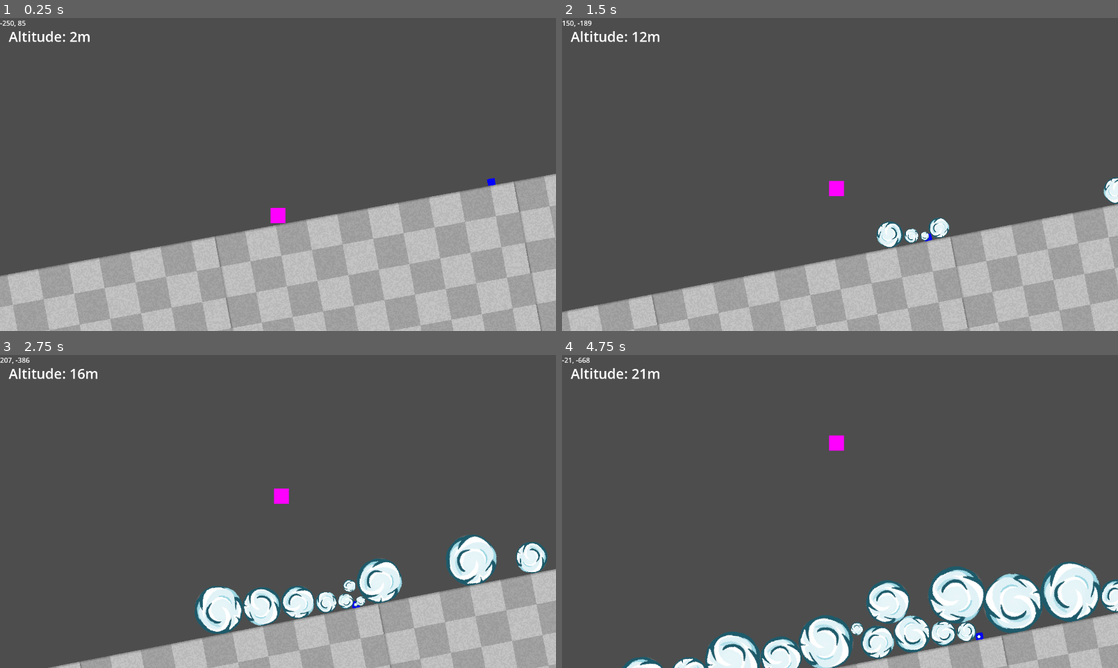
Above: before the commit, frames 1-4 (two rows, left to right).
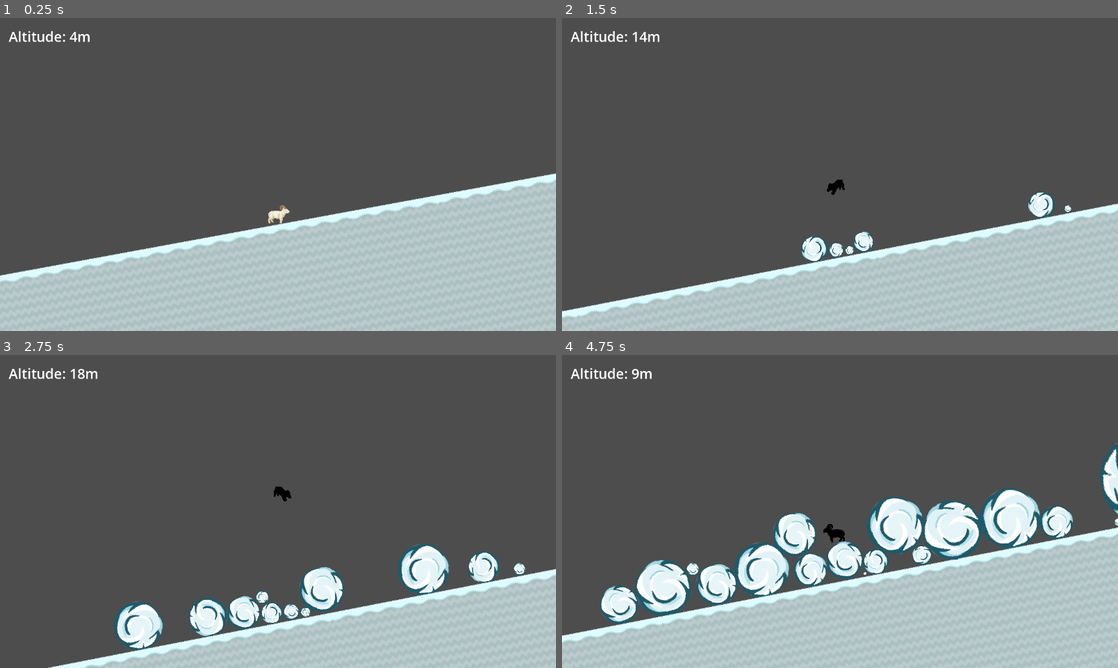
Above: after the commit, the same moments.

Repository: ashleyrevlett/avalanche
Game: Godot game, scene res://scene.tscn
The game is run twice, just before and just after one commit, with the same random seed, the same clock (stepped at 60 frames per second) and the same inputs.
Inputs:
- Up to frame 1 (0.25 s): no input
- Up to frame 2 (1.5 s): hold D (right) 0.53-1.28 s; tap Space (jump) at 0.6, 0.77, 1.07, 1.35 s; hold A (left) from 1.28 s (still down)
- Up to frame 3 (2.75 s): tap Space (jump) at 1.52, 1.82, 2.1 s; release A (left) at 2.03 s; hold D (right) from 2.03 s (still down)
- Up to frame 4 (4.75 s): tap Space (jump) at 2.85, 3.02, 3.32, 3.6, 3.77, 4.07, 4.35, 4.52 s; release D (right) at 3.53 s; hold A (left) from 3.53 s (still down)

The runs differ from the first frame. In frame 1, 19% of the frame differs, in the area x 0-100%, y 0-100%; in frame 2, 15%; in frame 3, 16%; in frame 4, 38%.

Commit message:
Add goat art

Diff:
--- a/ground.tscn
+++ b/ground.tscn
@@ -1,7 +1,7 @@
 [gd_scene load_steps=5 format=3 uid="uid://b8wcb1enfr6ee"]
 
 [ext_resource type="Script" path="res://scripts/ground.gd" id="1_05p53"]
-[ext_resource type="Texture2D" uid="uid://c6abonhexpnpu" path="res://assets/templategrid_albedo.png" id="1_aq5hp"]
+[ext_resource type="Texture2D" uid="uid://bd52ccnuabh2u" path="res://assets/ground.png" id="2_en2fb"]
 
 [sub_resource type="PhysicsMaterial" id="PhysicsMaterial_n7eoa"]
 friction = 0.1
@@ -33,6 +33,6 @@
 offset_bottom = 300.0
 grow_horizontal = 2
 grow_vertical = 2
-texture = ExtResource("1_aq5hp")
+texture = ExtResource("2_en2fb")
 expand_mode = 1
 stretch_mode = 1
--- a/scene.tscn
+++ b/scene.tscn
@@ -6,58 +6,250 @@
 [ext_resource type="Texture2D" uid="uid://b0k4oy3v10kqa" path="res://assets/l1_bg_1.png" id="1_qo76c"]
 [ext_resource type="Script" path="res://scripts/camera.gd" id="3_s3w6k"]
 [ext_resource type="PackedScene" uid="uid://ckdduyp6itwn5" path="res://spawner.tscn" id="5_akxtr"]
+[ext_resource type="Texture2D" uid="uid://n8lq0ecw36s8" path="res://assets/goat-spritesheet.png" id="6_cocbs"]
 [ext_resource type="PackedScene" uid="uid://b8wcb1enfr6ee" path="res://ground.tscn" id="8_spv53"]
 [ext_resource type="Script" path="res://scripts/terrain.gd" id="8_tujsh"]
 
 [sub_resource type="RectangleShape2D" id="RectangleShape2D_g0o5x"]
-size = Vector2(50, 50)
-
-[sub_resource type="PlaceholderTexture2D" id="PlaceholderTexture2D_770fh"]
-size = Vector2(50, 50)
+size = Vector2(63.4284, 44)
+
+[sub_resource type="AnimationNodeAnimation" id="AnimationNodeAnimation_412fb"]
+animation = &"fall_end"
+
+[sub_resource type="AnimationNodeAnimation" id="AnimationNodeAnimation_vohjm"]
+animation = &"fall_loop"
+
+[sub_resource type="AnimationNodeAnimation" id="AnimationNodeAnimation_3mifb"]
+animation = &"idle"
+
+[sub_resource type="AnimationNodeAnimation" id="AnimationNodeAnimation_hc3ai"]
+animation = &"jump_loop"
+
+[sub_resource type="AnimationNodeAnimation" id="AnimationNodeAnimation_gxis3"]
+animation = &"jump_up"
+
+[sub_resource type="AnimationNodeAnimation" id="AnimationNodeAnimation_h8yo4"]
+animation = &"walk_right"
+
+[sub_resource type="AnimationNodeStateMachineTransition" id="AnimationNodeStateMachineTransition_sf5ga"]
+switch_mode = 2
+
+[sub_resource type="AnimationNodeStateMachineTransition" id="AnimationNodeStateMachineTransition_i8c70"]
+switch_mode = 2
+advance_mode = 0
+
+[sub_resource type="AnimationNodeStateMachineTransition" id="AnimationNodeStateMachineTransition_dwhet"]
+switch_mode = 2
+advance_mode = 0
+
+[sub_resource type="AnimationNodeStateMachineTransition" id="AnimationNodeStateMachineTransition_dn08t"]
+advance_mode = 2
+
+[sub_resource type="AnimationNodeStateMachineTransition" id="AnimationNodeStateMachineTransition_xjl2d"]
+switch_mode = 2
+advance_mode = 0
+
+[sub_resource type="AnimationNodeStateMachineTransition" id="AnimationNodeStateMachineTransition_7j8cs"]
+switch_mode = 2
+advance_mode = 0
+
+[sub_resource type="AnimationNodeStateMachineTransition" id="AnimationNodeStateMachineTransition_ivr01"]
+switch_mode = 2
+advance_mode = 0
+
+[sub_resource type="AnimationNodeStateMachineTransition" id="AnimationNodeStateMachineTransition_hgj4o"]
+switch_mode = 2
+advance_mode = 0
+
+[sub_resource type="AnimationNodeStateMachineTransition" id="AnimationNodeStateMachineTransition_vhhlc"]
+switch_mode = 2
+advance_mode = 0
+
+[sub_resource type="AnimationNodeStateMachineTransition" id="AnimationNodeStateMachineTransition_f17mo"]
+switch_mode = 2
+advance_mode = 0
+
+[sub_resource type="AnimationNodeStateMachine" id="AnimationNodeStateMachine_e238m"]
+states/End/position = Vector2(808.5, 83.375)
+states/Start/position = Vector2(132, 26.8125)
+states/fall_end/node = SubResource("AnimationNodeAnimation_412fb")
+states/fall_end/position = Vector2(626.703, 38.9)
+states/fall_loop/node = SubResource("AnimationNodeAnimation_vohjm")
+states/fall_loop/position = Vector2(620.203, -36.6)
+states/idle/node = SubResource("AnimationNodeAnimation_3mifb")
+states/idle/position = Vector2(138.568, -94.1657)
+states/jump_loop/node = SubResource("AnimationNodeAnimation_hc3ai")
+states/jump_loop/position = Vector2(494.703, -105.1)
+states/jump_up/node = SubResource("AnimationNodeAnimation_gxis3")
+states/jump_up/position = Vector2(326.703, -114.1)
+states/walk_right/node = SubResource("AnimationNodeAnimation_h8yo4")
+states/walk_right/position = Vector2(301.738, 50.2967)
+transitions = ["jump_up", "jump_loop", SubResource("AnimationNodeStateMachineTransition_sf5ga"), "jump_loop", "fall_loop", SubResource("AnimationNodeStateMachineTransition_i8c70"), "fall_loop", "fall_end", SubResource("AnimationNodeStateMachineTransition_dwhet"), "Start", "idle", SubResource("AnimationNodeStateMachineTransition_dn08t"), "idle", "jump_up", SubResource("AnimationNodeStateMachineTransition_xjl2d"), "fall_end", "idle", SubResource("AnimationNodeStateMachineTransition_7j8cs"), "walk_right", "idle", SubResource("AnimationNodeStateMachineTransition_ivr01"), "walk_right", "jump_up", SubResource("AnimationNodeStateMachineTransition_hgj4o"), "fall_end", "walk_right", SubResource("AnimationNodeStateMachineTransition_vhhlc"), "idle", "walk_right", SubResource("AnimationNodeStateMachineTransition_f17mo")]
+graph_offset = Vector2(40.0276, -134.343)
 
 [sub_resource type="Animation" id="Animation_sq7yu"]
 length = 0.001
 tracks/0/type = "value"
 tracks/0/imported = false
 tracks/0/enabled = true
-tracks/0/path = NodePath(".:self_modulate")
-tracks/0/interp = 1
-tracks/0/loop_wrap = true
-tracks/0/keys = {
-"times": PackedFloat32Array(0),
-"transitions": PackedFloat32Array(1),
-"update": 0,
+tracks/0/path = NodePath(".:frame")
+tracks/0/interp = 1
+tracks/0/loop_wrap = true
+tracks/0/keys = {
+"times": PackedFloat32Array(0),
+"transitions": PackedFloat32Array(1),
+"update": 1,
+"values": [8]
+}
+
+[sub_resource type="Animation" id="Animation_u2ydn"]
+resource_name = "fall_end"
+length = 0.1
+tracks/0/type = "value"
+tracks/0/imported = false
+tracks/0/enabled = true
+tracks/0/path = NodePath(".:frame")
+tracks/0/interp = 1
+tracks/0/loop_wrap = true
+tracks/0/keys = {
+"times": PackedFloat32Array(0),
+"transitions": PackedFloat32Array(1),
+"update": 1,
+"values": [7]
+}
+
+[sub_resource type="Animation" id="Animation_m66xt"]
+resource_name = "fall_loop"
+length = 0.1
+loop_mode = 1
+tracks/0/type = "value"
+tracks/0/imported = false
+tracks/0/enabled = true
+tracks/0/path = NodePath(".:frame")
+tracks/0/interp = 1
+tracks/0/loop_wrap = true
+tracks/0/keys = {
+"times": PackedFloat32Array(0),
+"transitions": PackedFloat32Array(1),
+"update": 1,
+"values": [6]
+}
+
+[sub_resource type="Animation" id="Animation_gmb8j"]
+resource_name = "idle"
+length = 0.1
+tracks/0/type = "value"
+tracks/0/imported = false
+tracks/0/enabled = true
+tracks/0/path = NodePath(".:frame")
+tracks/0/interp = 1
+tracks/0/loop_wrap = true
+tracks/0/keys = {
+"times": PackedFloat32Array(0),
+"transitions": PackedFloat32Array(1),
+"update": 1,
+"values": [12]
+}
+tracks/1/type = "value"
+tracks/1/imported = false
+tracks/1/enabled = true
+tracks/1/path = NodePath(".:self_modulate")
+tracks/1/interp = 1
+tracks/1/loop_wrap = true
+tracks/1/keys = {
+"times": PackedFloat32Array(0),
+"transitions": PackedFloat32Array(1),
+"update": 1,
 "values": [Color(1, 1, 1, 1)]
 }
 
-[sub_resource type="Animation" id="Animation_u01bd"]
-resource_name = "dying"
-length = 0.3
+[sub_resource type="Animation" id="Animation_lrmki"]
+resource_name = "jump_loop"
+length = 0.1
 loop_mode = 1
 tracks/0/type = "value"
 tracks/0/imported = false
 tracks/0/enabled = true
-tracks/0/path = NodePath(".:self_modulate")
-tracks/0/interp = 1
-tracks/0/loop_wrap = true
-tracks/0/keys = {
-"times": PackedFloat32Array(0, 0.3),
-"transitions": PackedFloat32Array(1, 1),
-"update": 0,
-"values": [Color(1, 1, 1, 1), Color(1, 0, 0, 1)]
+tracks/0/path = NodePath(".:frame")
+tracks/0/interp = 1
+tracks/0/loop_wrap = true
+tracks/0/keys = {
+"times": PackedFloat32Array(0),
+"transitions": PackedFloat32Array(1),
+"update": 1,
+"values": [5]
+}
+
+[sub_resource type="Animation" id="Animation_h401r"]
+resource_name = "jump_up"
+length = 0.1
+tracks/0/type = "value"
+tracks/0/imported = false
+tracks/0/enabled = true
+tracks/0/path = NodePath(".:frame")
+tracks/0/interp = 1
+tracks/0/loop_wrap = true
+tracks/0/keys = {
+"times": PackedFloat32Array(0),
+"transitions": PackedFloat32Array(1),
+"update": 1,
+"values": [4]
+}
+
+[sub_resource type="Animation" id="Animation_38ad5"]
+resource_name = "walk_left"
+length = 0.4
+loop_mode = 1
+tracks/0/type = "value"
+tracks/0/imported = false
+tracks/0/enabled = true
+tracks/0/path = NodePath(".:frame")
+tracks/0/interp = 1
+tracks/0/loop_wrap = true
+tracks/0/keys = {
+"times": PackedFloat32Array(0, 0.1, 0.2, 0.3),
+"transitions": PackedFloat32Array(1, 1, 1, 1),
+"update": 1,
+"values": [8, 9, 10, 11]
+}
+
+[sub_resource type="Animation" id="Animation_kq68f"]
+resource_name = "walk_right"
+length = 0.4
+loop_mode = 1
+tracks/0/type = "value"
+tracks/0/imported = false
+tracks/0/enabled = true
+tracks/0/path = NodePath(".:frame")
+tracks/0/interp = 1
+tracks/0/loop_wrap = true
+tracks/0/keys = {
+"times": PackedFloat32Array(0, 0.1, 0.2, 0.3),
+"transitions": PackedFloat32Array(1, 1, 1, 1),
+"update": 1,
+"values": [12, 13, 14, 15]
 }
 
 [sub_resource type="AnimationLibrary" id="AnimationLibrary_3beka"]
 _data = {
 "RESET": SubResource("Animation_sq7yu"),
-"dying": SubResource("Animation_u01bd")
+"fall_end": SubResource("Animation_u2ydn"),
+"fall_loop": SubResource("Animation_m66xt"),
+"idle": SubResource("Animation_gmb8j"),
+"jump_loop": SubResource("Animation_lrmki"),
+"jump_up": SubResource("Animation_h401r"),
+"walk_left": SubResource("Animation_38ad5"),
+"walk_right": SubResource("Animation_kq68f")
 }
 
 [sub_resource type="RectangleShape2D" id="RectangleShape2D_1esqg"]
-size = Vector2(57.3876, 54)
+size = Vector2(54.3672, 16.5)
 
 [sub_resource type="RectangleShape2D" id="RectangleShape2D_vua0g"]
-size = Vector2(42.2856, 5)
+size = Vector2(38.2584, 6.5)
+
+[sub_resource type="StyleBoxFlat" id="StyleBoxFlat_x6xs8"]
+bg_color = Color(0.980392, 0, 0.917647, 1)
 
 [node name="Game" type="Node2D"]
 position = Vector2(0, -2)
@@ -111,8 +303,6 @@
 
 [node name="Character" type="CharacterBody2D" parent="."]
 unique_name_in_owner = true
-position = Vector2(-241, 125)
-scale = Vector2(0.993246, 1)
 collision_mask = 7
 floor_stop_on_slope = false
 floor_block_on_wall = false
@@ -124,26 +314,35 @@
 
 [node name="CollisionShape2D" type="CollisionShape2D" parent="Character"]
 unique_name_in_owner = true
-position = Vector2(2.08165e-12, 2.08165e-12)
+position = Vector2(-0.503418, 0)
 shape = SubResource("RectangleShape2D_g0o5x")
 
-[node name="Sprite2D" type="Sprite2D" parent="Character"]
-scale = Vector2(-2.92466, 4)
-texture = SubResource("PlaceholderTexture2D_770fh")
-hframes = 3
-vframes = 4
-
-[node name="AnimationPlayer" type="AnimationPlayer" parent="Character/Sprite2D"]
-unique_name_in_owner = true
+[node name="AnimationTree" type="AnimationTree" parent="Character"]
+unique_name_in_owner = true
+tree_root = SubResource("AnimationNodeStateMachine_e238m")
+anim_player = NodePath("../AnimationPlayer")
+active = true
+
+[node name="AnimationPlayer" type="AnimationPlayer" parent="Character"]
+unique_name_in_owner = true
+root_node = NodePath("../Sprite2D")
+autoplay = "idle"
 libraries = {
 "": SubResource("AnimationLibrary_3beka")
 }
 
+[node name="Sprite2D" type="Sprite2D" parent="Character"]
+scale = Vector2(1.3, 1.3)
+texture = ExtResource("6_cocbs")
+hframes = 4
+vframes = 4
+frame = 8
+
 [node name="GroundDetector" type="Area2D" parent="Character"]
 collision_mask = 6
 
 [node name="CollisionShape2D" type="CollisionShape2D" parent="Character/GroundDetector"]
-position = Vector2(0, 2)
+position = Vector2(0, 20.75)
 shape = SubResource("RectangleShape2D_1esqg")
 debug_color = Color(0.513726, 0.772549, 0.478431, 0.419608)
 
@@ -156,7 +355,7 @@
 collision_mask = 6
 
 [node name="CollisionShape2D" type="CollisionShape2D" parent="Character/HeadDetector"]
-position = Vector2(0, -1)
+position = Vector2(1.00676, 2)
 shape = SubResource("RectangleShape2D_vua0g")
 
 [node name="Terrain" type="Node2D" parent="."]
@@ -168,31 +367,42 @@
 [node name="GameOverUI" type="CanvasLayer" parent="."]
 unique_name_in_owner = true
 
-[node name="VBoxContainer" type="VBoxContainer" parent="GameOverUI"]
+[node name="PanelContainer" type="PanelContainer" parent="GameOverUI"]
 anchors_preset = 8
 anchor_left = 0.5
 anchor_top = 0.5
 anchor_right = 0.5
 anchor_bottom = 0.5
-offset_left = -163.5
-offset_top = -60.5
-offset_right = 163.5
-offset_bottom = 60.5
+offset_left = -131.0
+offset_top = -71.5
+offset_right = 131.0
+offset_bottom = 71.5
 grow_horizontal = 2
 grow_vertical = 2
+
+[node name="MarginContainer" type="MarginContainer" parent="GameOverUI/PanelContainer"]
+layout_mode = 2
+theme_override_constants/margin_left = 40
+theme_override_constants/margin_top = 40
+theme_override_constants/margin_right = 40
+theme_override_constants/margin_bottom = 40
+
+[node name="VBoxContainer" type="VBoxContainer" parent="GameOverUI/PanelContainer/MarginContainer"]
+layout_mode = 2
 theme_override_constants/separation = 20
 
-[node name="GameOverLabel" type="Label" parent="GameOverUI/VBoxContainer"]
+[node name="GameOverLabel" type="Label" parent="GameOverUI/PanelContainer/MarginContainer/VBoxContainer"]
 unique_name_in_owner = true
 layout_mode = 2
 theme_override_font_sizes/font_size = 48
 text = "Game Over"
 horizontal_alignment = 1
 
-[node name="RestartButton" type="Button" parent="GameOverUI/VBoxContainer"]
+[node name="RestartButton" type="Button" parent="GameOverUI/PanelContainer/MarginContainer/VBoxContainer"]
 unique_name_in_owner = true
 layout_mode = 2
 theme_override_font_sizes/font_size = 32
+theme_override_styles/normal = SubResource("StyleBoxFlat_x6xs8")
 text = "Restart"
 
 [node name="ScoreUI" type="CanvasLayer" parent="."]
@@ -203,15 +413,20 @@
 theme_override_constants/margin_left = 20
 theme_override_constants/margin_top = 20
 
-[node name="ScoreLabel" type="Label" parent="ScoreUI/MarginContainer"]
+[node name="VBoxContainer" type="VBoxContainer" parent="ScoreUI/MarginContainer"]
+layout_mode = 2
+
+[node name="ScoreLabel" type="Label" parent="ScoreUI/MarginContainer/VBoxContainer"]
 unique_name_in_owner = true
 layout_mode = 2
 theme_override_font_sizes/font_size = 32
 text = "Altitude: 0"
 
-[node name="PlayerPos" type="Label" parent="ScoreUI"]
-offset_right = 40.0
-offset_bottom = 23.0
+[node name="PlayerPos" type="Label" parent="ScoreUI/MarginContainer/VBoxContainer"]
+unique_name_in_owner = true
+visible = false
+layout_mode = 2
+text = "POS:"
 
 [connection signal="body_entered" from="Character/GroundDetector" to="Character" method="_on_ground_detector_body_entered"]
 [connection signal="body_exited" from="Character/GroundDetector" to="Character" method="_on_ground_detector_body_exited"]
--- a/scripts/character.gd
+++ b/scripts/character.gd
@@ -5,30 +5,78 @@
 @export var speed = 1200
 @export var jump_speed = -1800
 @export var gravity = 4000
+@export var max_velocity = 2000
 @export_range(0.0, 1.0) var friction = 0.1
 @export_range(0.0 , 1.0) var acceleration = 0.25
-@export var max_velocity = 2000
+@export var jump_threshold = 0.1
 
+@onready var player_width: float
 @onready var camera: Camera2D = %Camera2D
-@onready var player_width: float
+@onready var animator: AnimationPlayer = %AnimationPlayer
+@onready var anim_tree: AnimationTree = %AnimationTree
 
 var on_ground = true
 var jumps_since_ground = 0
+
 var time_elapsed_offscreen = 0
 var is_onscreen = true
 var time_offscreen_til_death = 1 # sec
 
 var bodies_on_head = []
 var time_elapsed_crushed = 0
-var time_crushed_til_death = .3 # sec
+var time_crushed_til_death = .2 # sec
+
 
 func _ready():
 	player_width = %CollisionShape2D.shape.get_rect().size.x
 
 
-func _clamp_position():
-	global_position.x = max(camera.camera_rect.position.x + player_width/2, global_position.x)
-	global_position.x = min(camera.camera_rect.end.x - player_width/2, global_position.x)
+func _update_animation():
+	var state_machine = anim_tree["parameters/playback"]
+	var x_dir = Input.get_axis("left", "right")
+
+	if not on_ground:
+		if (velocity.y < -jump_threshold):
+			state_machine.travel("jump_loop")
+		elif (velocity.y > jump_threshold):
+			state_machine.travel("fall_loop")
+		else:
+			state_machine.travel("idle")
+	else:
+		if x_dir != 0:
+			anim_tree.set("parameters/walk_right/blend_position", x_dir)
+			state_machine.travel("walk_right")
+		else:
+			state_machine.travel("idle")
+
+	if (velocity.x < 0):
+		$Sprite2D.flip_h = true
+	else:
+		$Sprite2D.flip_h = false
+
+
+func _detect_death(delta):
+	# detect player death by off camera position
+	if not is_onscreen:
+		time_elapsed_offscreen += delta
+
+	if time_elapsed_offscreen >= time_offscreen_til_death:
+		print("death by offscreen")
+		player_death.emit()
+
+	# detect player death by crushing
+	if (bodies_on_head.size() > 0 and on_ground):
+		print("death by crushing")
+		time_elapsed_crushed += delta
+		var tween = get_tree().create_tween()
+		tween.tween_property($Sprite2D, "modulate", Color.RED, .1)
+		tween.tween_property($Sprite2D, "modulate", Color.WHITE, .1)
+	else:
+		time_elapsed_crushed = 0
+		$Sprite2D.self_modulate = 0xffffffff
+
+	if time_elapsed_crushed > time_crushed_til_death:
+		player_death.emit()
 
 
 func _physics_process(delta):
@@ -44,39 +92,17 @@
 	if jumps_since_ground < 2 and Input.is_action_just_pressed("jump"):
 		jumps_since_ground += 1
 		velocity.y = jump_speed
-
 	velocity.y = clamp(velocity.y, -max_velocity, max_velocity)
-	#print(velocity)
 
 	move_and_slide()
-
-	#_clamp_position()
-
-	# detect player death by off camera position
-	if not is_onscreen:
-		time_elapsed_offscreen += delta
-		# print("time_elapsed_offscreen", time_elapsed_offscreen)
-
-	if time_elapsed_offscreen >= time_offscreen_til_death:
-		print("death by offscreen")
-		player_death.emit()
-
-	# detect player death by crushing
-	if (bodies_on_head.size() > 0 and on_ground):
-		print("death by crushing")
-		time_elapsed_crushed += delta
-		%AnimationPlayer.play("dying")
-	else:
-		time_elapsed_crushed = 0
-		%AnimationPlayer.play("RESET")
-
-	if time_elapsed_crushed > time_crushed_til_death:
-		player_death.emit()
+	_update_animation()
+	_detect_death(delta)
 
 
 func _on_ground_detector_body_entered(body):
 	on_ground = true
 	jumps_since_ground = 0
+	#player_state = State.IDLE
 
 
 func _on_ground_detector_body_exited(body):
@@ -97,8 +123,8 @@
 func _on_head_detector_body_entered(body):
 	bodies_on_head.append(body)
 	# die on supersize touch to head
-	if ("supersize" in body.get_groups()):
-		player_death.emit()
+	#if ("supersize" in body.get_groups()):
+	#	player_death.emit()
 
 
 func _on_head_detector_body_exited(body):
--- a/scripts/game.gd
+++ b/scripts/game.gd
@@ -29,4 +29,4 @@
 func _process(delta):
 	altitude = max(0, camera.position.y / 20 * -1)
 	score_label.text = "Altitude: %sm" % floor(altitude)
-	$ScoreUI/PlayerPos.text = "%s, %s" % [int(%Character.global_position.x), int(%Character.global_position.y)]
+	%PlayerPos.text = "POS: (%s, %s)" % [int(%Character.global_position.x), int(%Character.global_position.y)]
--- a/scripts/snowball.gd
+++ b/scripts/snowball.gd
@@ -3,6 +3,9 @@
 @export var grow_velocity = 60
 @export var min_radius = 10.0
 @export var max_radius = 100.0
+@export var min_mass = 0.1
+@export var max_mass = 1.0
+
 
 var supersize: bool
 var radius: float
@@ -18,8 +21,8 @@
 	supersize = true if randf() < .05 else false
 
 	if (supersize):
-		target_radius = max_radius * 3
-		%Sprite2D.self_modulate = Color("ff0000")
+		target_radius = max_radius * 2
+		#%Sprite2D.self_modulate = Color("ff0000")
 
 	else:
 		target_radius = randf_range(min_radius, max_radius)
@@ -54,4 +57,5 @@
 func grow(delta):
 	if radius != target_radius:
 		radius = min(target_radius, radius + (grow_velocity * delta))
+		mass = radius / max_radius
 		_update_display()
--- a/spawner.tscn
+++ b/spawner.tscn
@@ -19,5 +19,6 @@
 autostart = true
 
 [node name="Sprite2D" type="Sprite2D" parent="."]
+visible = false
 modulate = Color(0, 1, 1, 1)
 texture = SubResource("PlaceholderTexture2D_0nxr3")
Binary file added: assets/goat-spritesheet.png
Not shown, added: assets/goat-spritesheet.png.import
Binary file added: assets/ground.png
Not shown, added: assets/ground.png.import
Binary file added: assets/snowMid.png
Not shown, changed: assets/snowMid.png.import
Not shown: 1 places in scene.tscn that only renumber resources
